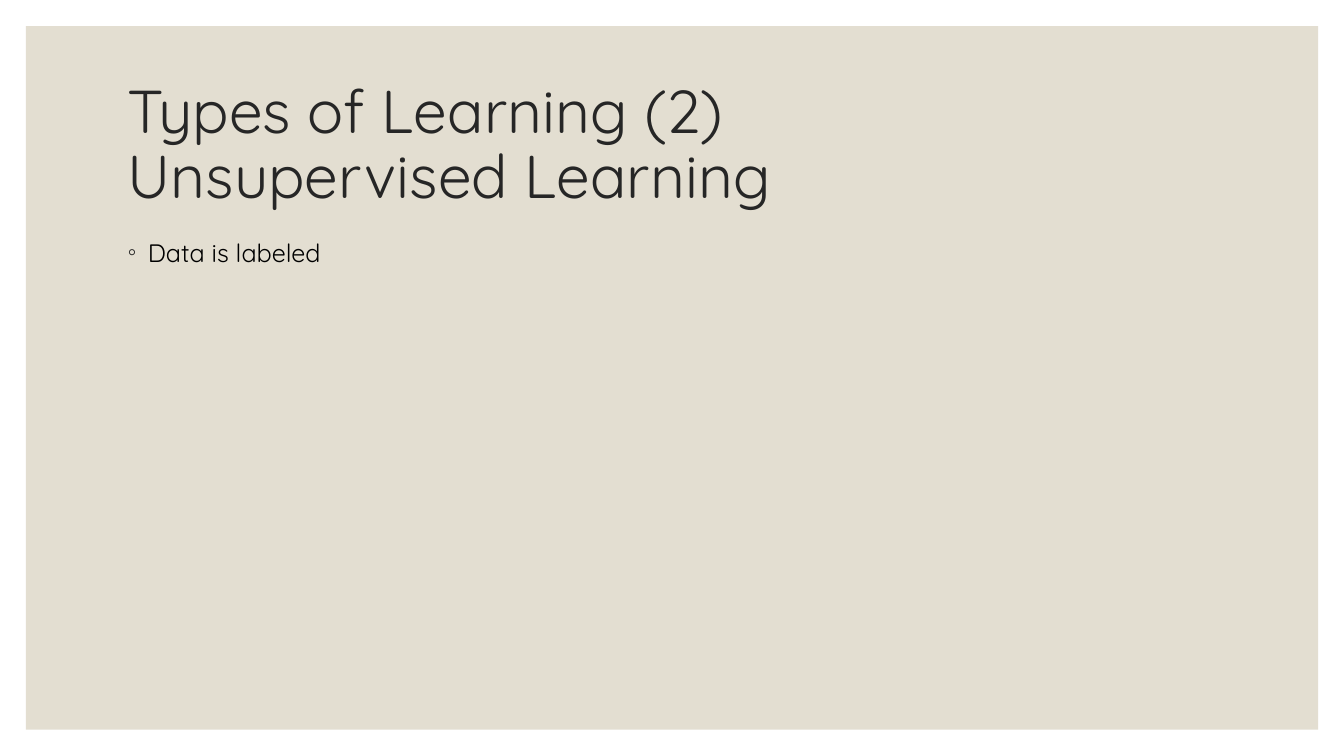
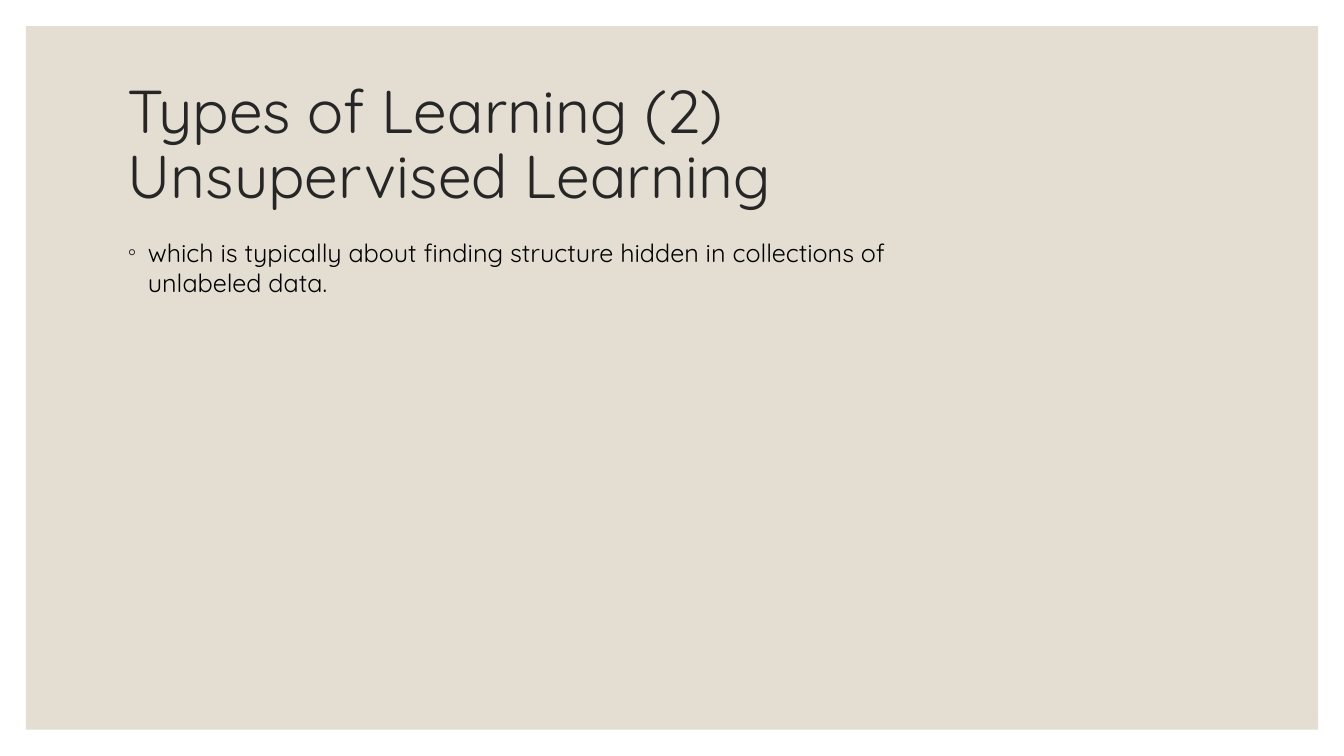
Before and after one commit to Boty22/Global-AI-Bootcamp-DRL, a slide deck: slide 7 of From RL to DRL.pptx. Drawn at 1344x756 pixels with LibreOffice and Linux fonts; fonts in the diff are those of the drawing. Boxes give left, top, right and bottom in pixels: in the first picture for what was removed or moved away, otherwise in the second. Text is boxed around its words. In the diff, an @@ line names an element or a change of style, - is before the commit and + after.

Commit message:
ml types, rl intro

```diff
--- a/From RL to DRL.pptx
+++ b/From RL to DRL.pptx
@@ text at <box>148,243,885,293</box>: text changed @@
-◦ Data is labeled
+◦ which is typically about finding structure hidden in collections of
+  unlabeled data.
```
Also in this commit, not shown: 1 other slide changed, 1 slide added, 4 other files.
